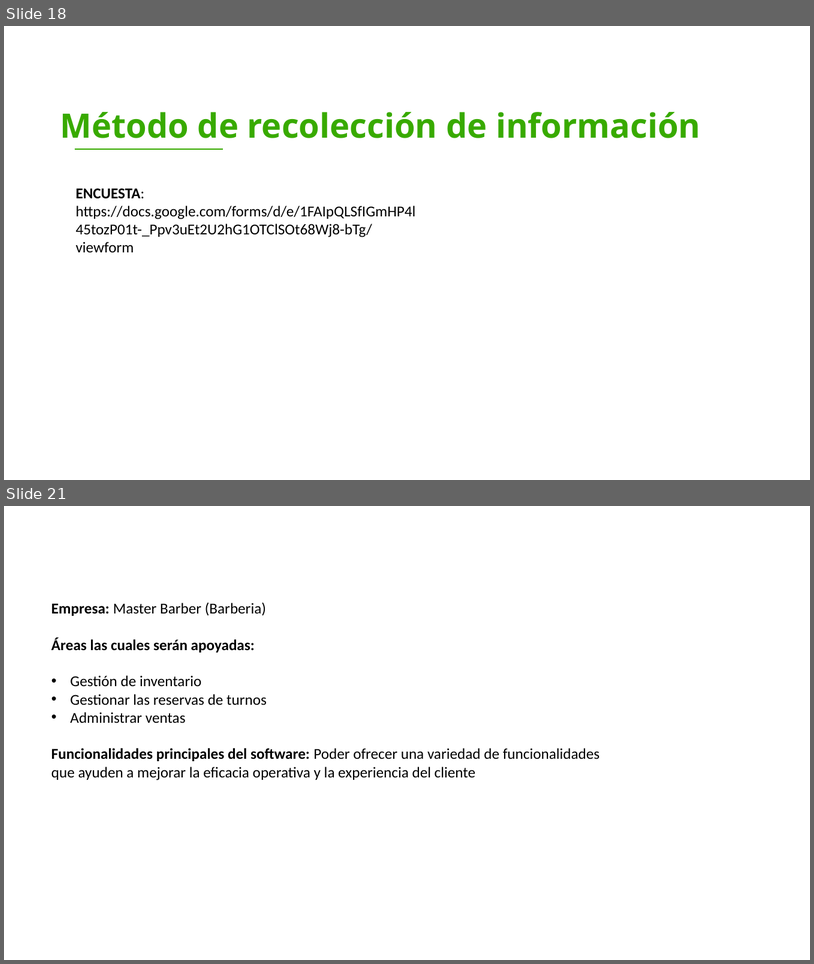
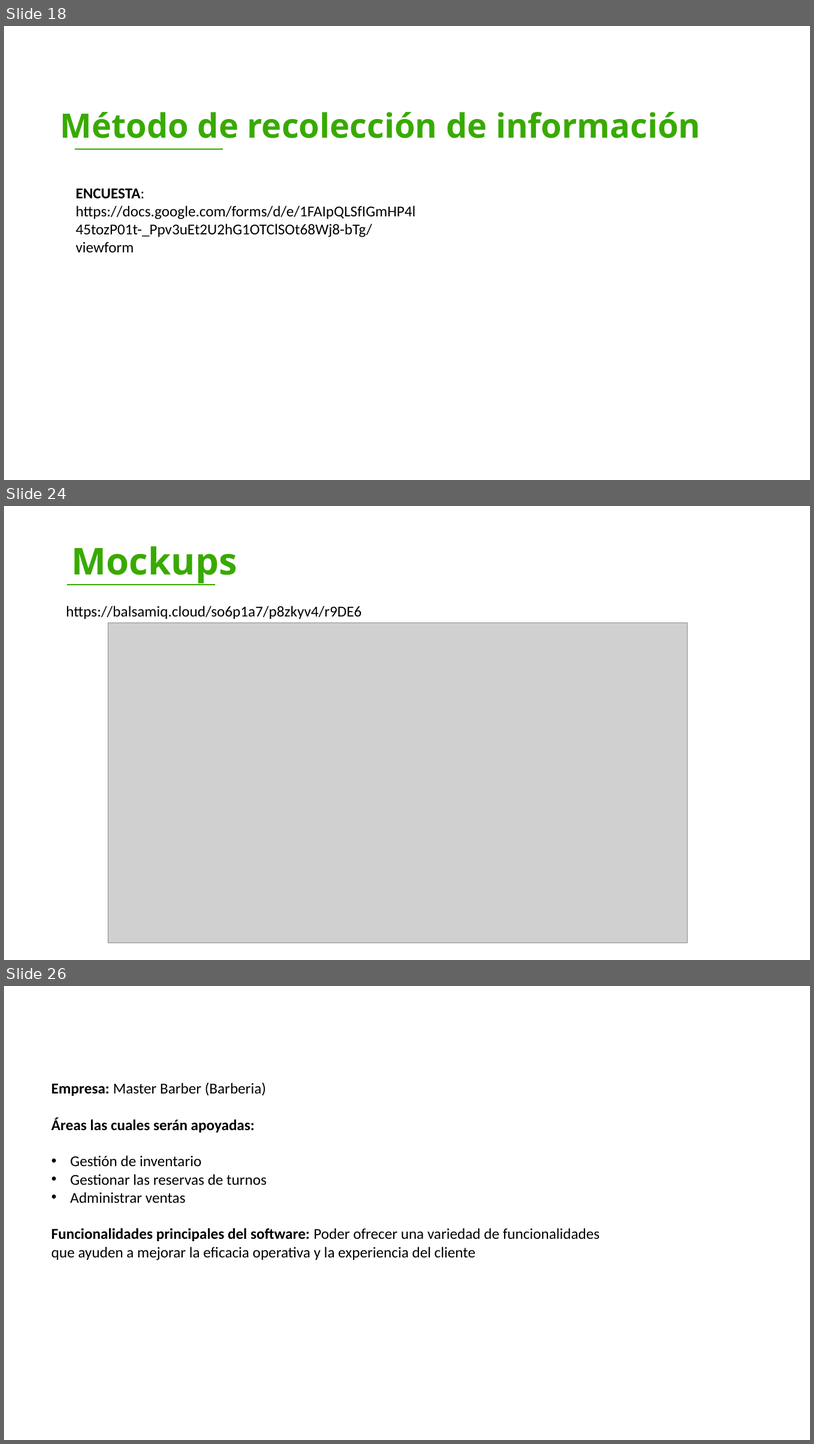
Before and after one commit to luiscarlosmedina/Master-Barber, a slide deck: Entregables Proyecto.pptx. Shown one above the other, each under a label of ours: slides 18 and 21 before the commit, slides 18, 24 and 26 after it; the slides between them are not shown. The pictures are 814x964 and 814x1444 pixels, drawn with LibreOffice and Linux fonts; fonts in the diff are those of the drawing; grey boxes stand for pictures; background and template pictures are left out. Boxes give left, top, right and bottom in pixels: in the first picture for what was removed or moved away, otherwise in the second. Text is boxed around its words. In the diff, an @@ line names an element or a change of style, - is before the commit and + after.

```diff
--- a/Entregables Proyecto.pptx
+++ b/Entregables Proyecto.pptx
@@ slide 24 added at box(4, 506, 810, 960), background picture (left out) @@
@@ text added at box(72, 546, 237, 585), 44 pt, text #38AA00, bold @@
+Mockups
@@ line added from (67, 585) to (216, 585), #38AA00 1 pt @@
@@ text added at box(66, 606, 362, 619), 18 pt, text #000000 @@
+https://balsamiq.cloud/so6p1a7/p8zkyv4/r9DE6
@@ picture added at box(108, 623, 687, 943) @@
@@ what was slide 21 is now slide 26 @@
```
Also in this commit, not shown: 6 other slides added, 2 slides removed, 1 other file.
